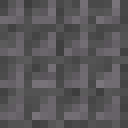
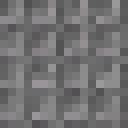
Two versions of the same layered image (128 × 128). Layer-by-layer changes:
removed layer "Layer 9" over (x1=0, y1=0, x2=128, y2=128)
removed layer "Layer 1" over (x1=0, y1=0, x2=128, y2=128)
